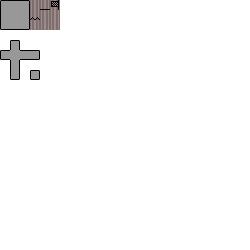
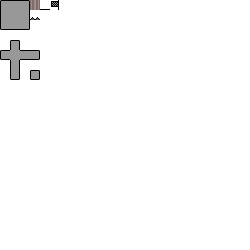
Comparing the layer stacks of the two w=250, h=250 images. Changes:
painted on "sprite_sheet.png" over [30, 0, 60, 30]
